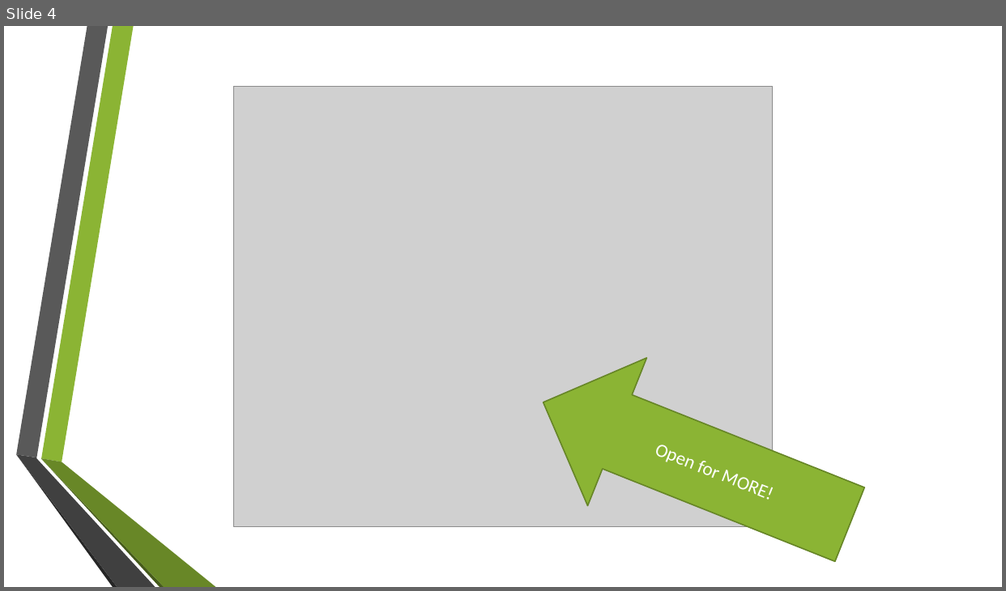
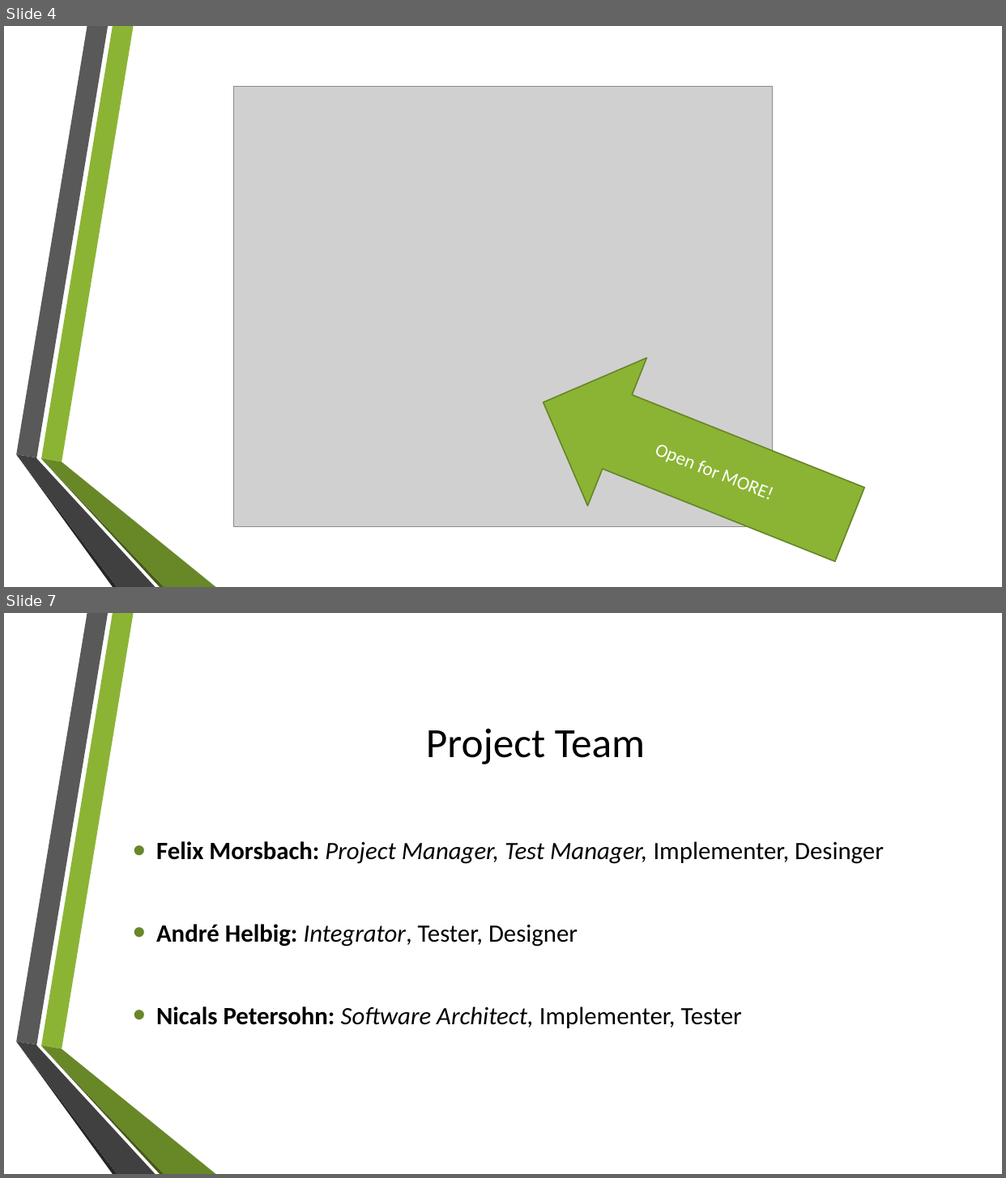
Before and after one commit to GamingBets/documents, a slide deck: Gaming-Bets.pptx. Shown one above the other, each under a label of ours: slide 4 before the commit, slides 4 and 7 after it; the slides between them are not shown. The pictures are 1006x591 and 1006x1178 pixels, drawn with LibreOffice and Linux fonts; fonts in the diff are those of the drawing; grey boxes stand for pictures; background and template pictures are left out. Boxes give left, top, right and bottom in pixels: in the first picture for what was removed or moved away, otherwise in the second. Text is boxed around its words. In the diff, an @@ line names an element or a change of style, - is before the commit and + after.

```diff
--- a/Gaming-Bets.pptx
+++ b/Gaming-Bets.pptx
@@ slide 7 added at bbox=[4, 613, 1002, 1174], background picture (left out); not listed: 6 template elements that a slide beside it also shows @@
@@ title added at bbox=[426, 728, 645, 764], 40 pt, text #000000 @@
+Project Team
@@ text added at bbox=[156, 841, 884, 1029], 24 pt, text #000000 @@
+• Felix Morsbach: Project Manager, Test Manager, Implementer, Desinger
+• André Helbig: Integrator, Tester, Designer
+• Nicals Petersohn: Software Architect, Implementer, Tester
```
Also in this commit, not shown: 5 slides changed, 2 other slides added.
